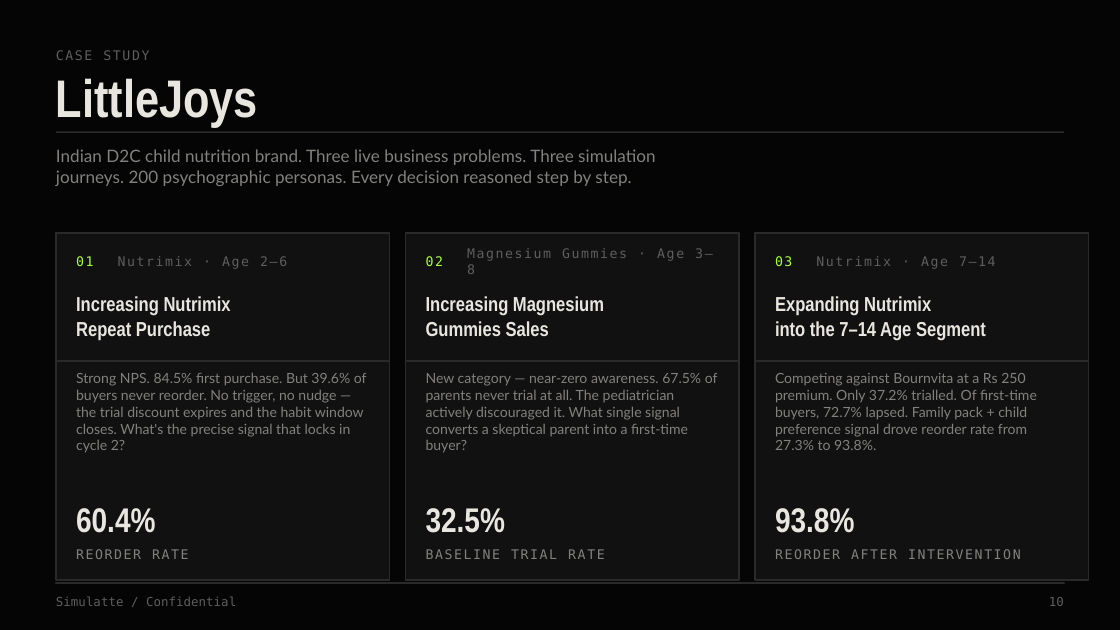
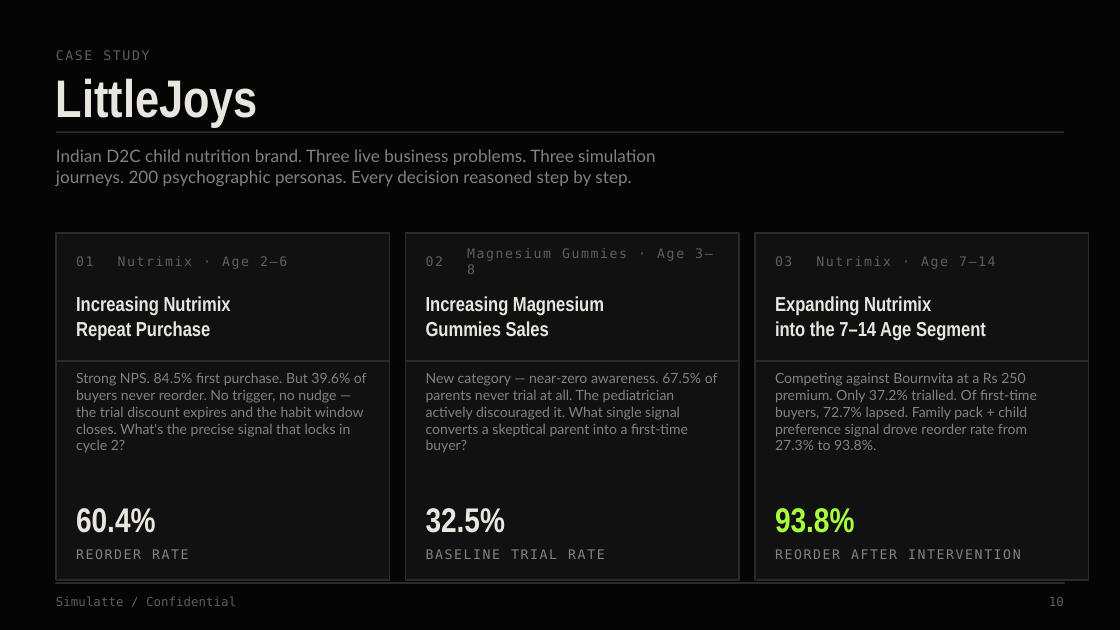
Before and after one commit to Iqbalahmed7/littlejoys-persona-engine1, a slide deck: slide 10 of reports/Simulatte_LittleJoys_PitchDeck.pptx. Drawn at 1120x630 pixels with LibreOffice and Linux fonts; fonts in the diff are those of the drawing. Boxes give left, top, right and bottom in pixels: in the first picture for what was removed or moved away, otherwise in the second. Text is boxed around its words. In the diff, an @@ line names an element or a change of style, - is before the commit and + after.

```diff
--- a/reports/Simulatte_LittleJoys_PitchDeck.pptx
+++ b/reports/Simulatte_LittleJoys_PitchDeck.pptx
@@ text colour #A8FF3E to #5E5E5E in 3 elements at (76,256,93,266), (426,256,443,266), (775,256,792,266) @@
@@ text "93.8%" at (775,508,854,533): text colour #E9E6DF to #A8FF3E @@
```
Also in this commit, not shown: 15 other slides changed, 1 other file.
